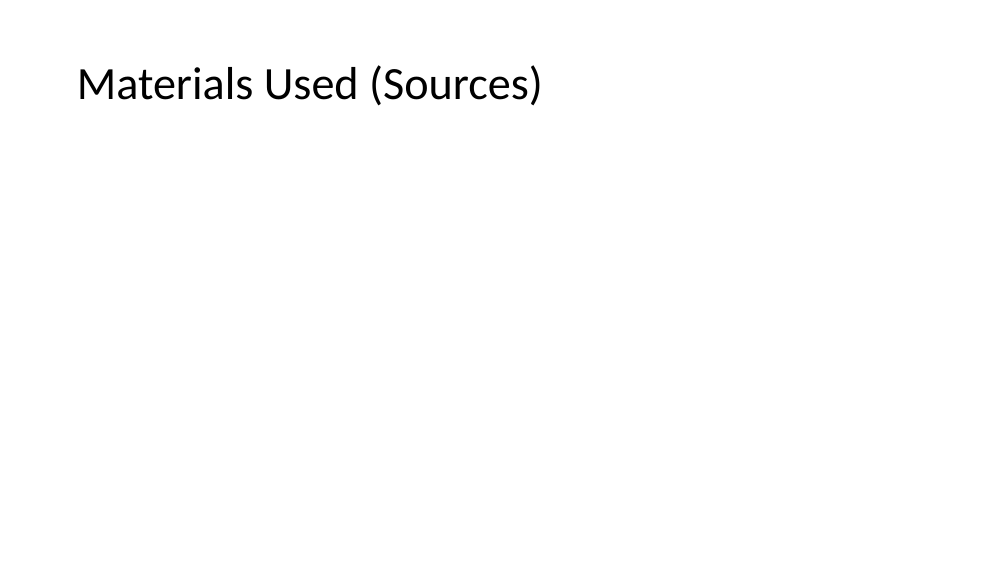
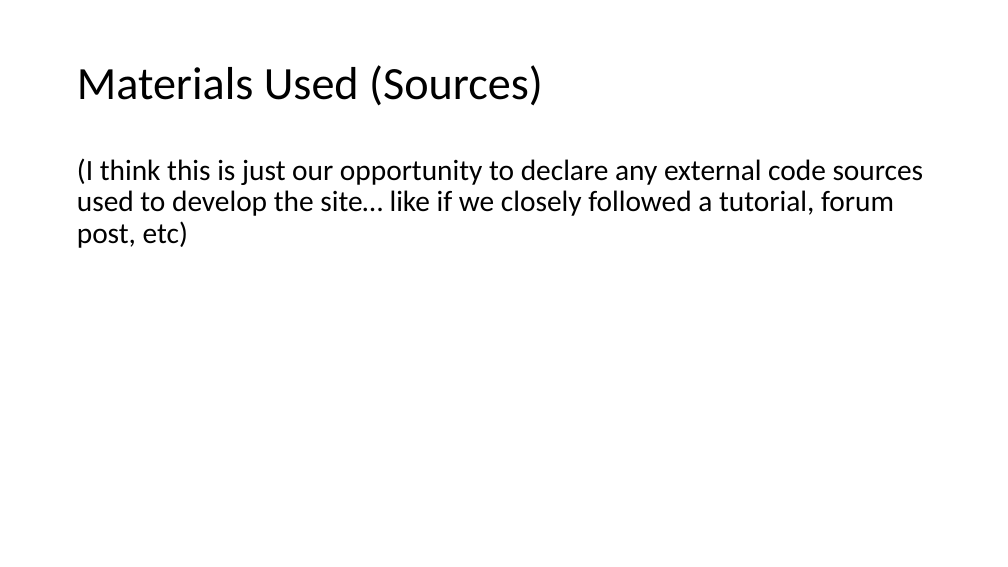
Before and after one commit to audiblePi/career-finder, a slide deck: slide 7 of docs/sprint1Presentation.pptx. Drawn at 1008x567 pixels with LibreOffice and Linux fonts; fonts in the diff are those of the drawing. Boxes give left, top, right and bottom in pixels: in the first picture for what was removed or moved away, otherwise in the second. Text is boxed around its words. In the diff, an @@ line names an element or a change of style, - is before the commit and + after.

```diff
--- a/docs/sprint1Presentation.pptx
+++ b/docs/sprint1Presentation.pptx
@@ text added at <box>77,158,924,248</box>, 28 pt, text #000000 @@
+(I think this is just our opportunity to declare any external code sources used to develop the site… like if we closely followed a tutorial, forum post, etc)
```
Also in this commit, not shown: 2 other slides changed.
